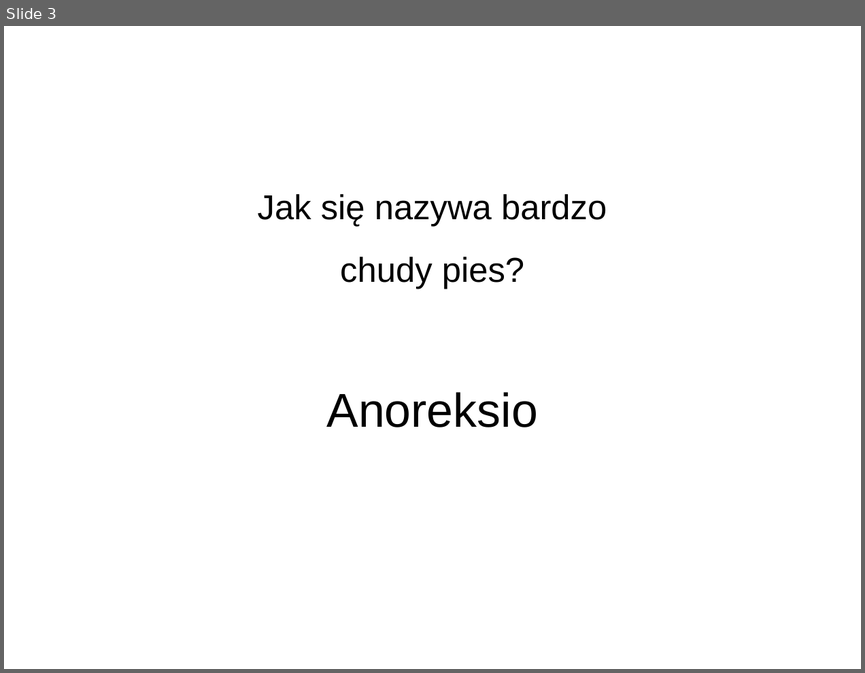
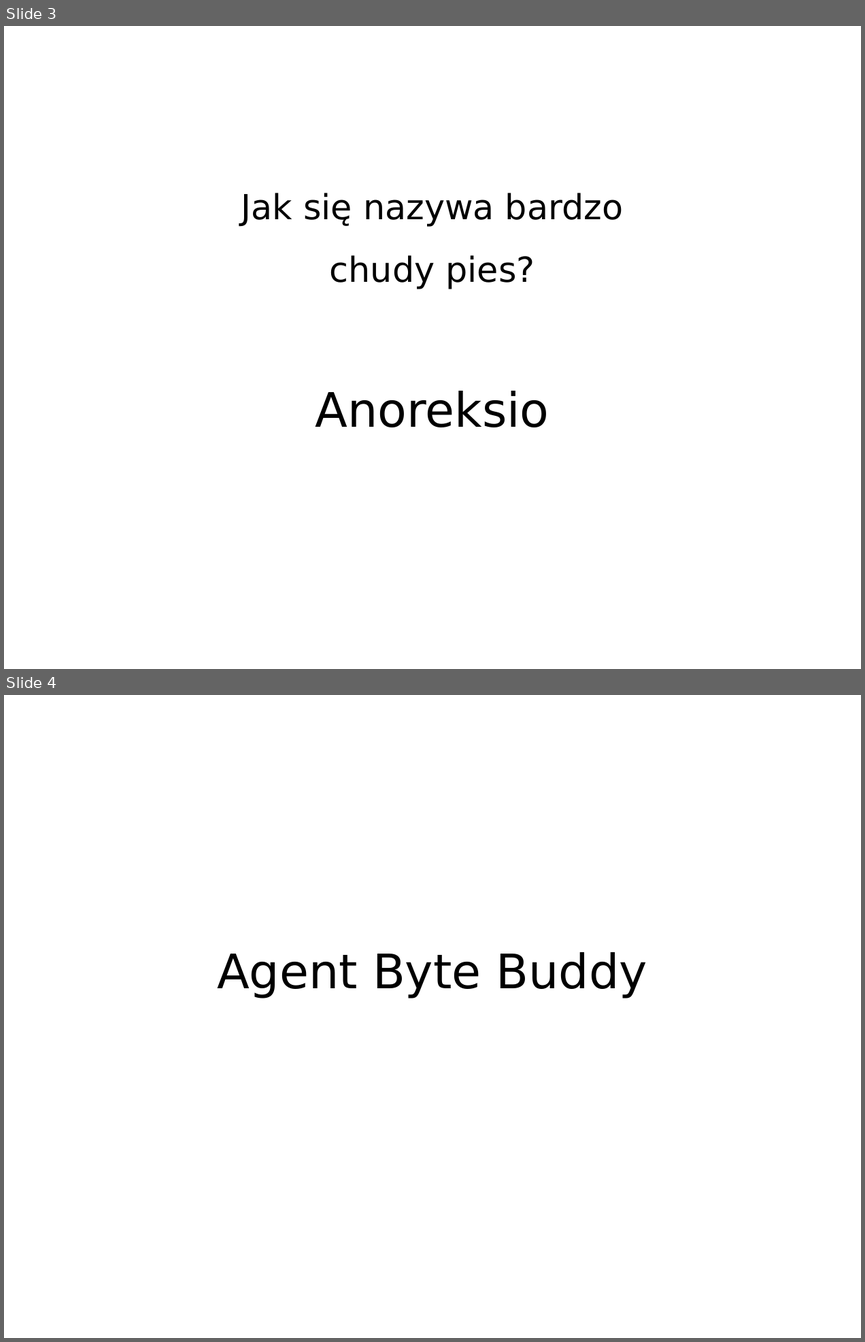
Before and after one commit to tirpitz-verus/bytebuddy-agent-presentation, a slide deck: slides.odp. Shown one above the other, each under a label of ours: slide 3 before the commit, slides 3 and 4 after it. The pictures are 865x673 and 865x1342 pixels, drawn with LibreOffice and Linux fonts; fonts in the diff are those of the drawing. Boxes give left, top, right and bottom in pixels: in the first picture for what was removed or moved away, otherwise in the second. Text is boxed around its words. In the diff, an @@ line names an element or a change of style, - is before the commit and + after.

```diff
--- a/slides.odp
+++ b/slides.odp
@@ slide 4 added at (4,695,861,1338), background #FFFFFF @@
@@ subtitle added at (217,952,647,998), 44 pt, text #000000 @@
+Agent Byte Buddy
@@ slide 3 changed as well @@
@@ subtitle "Jak się nazywa bardzo" at (241,193,623,427): font Arial to DejaVu Sans @@
```
Also in this commit, not shown: 11 other slides changed, 3 other slides added, 3 slides removed, 1 other file.
